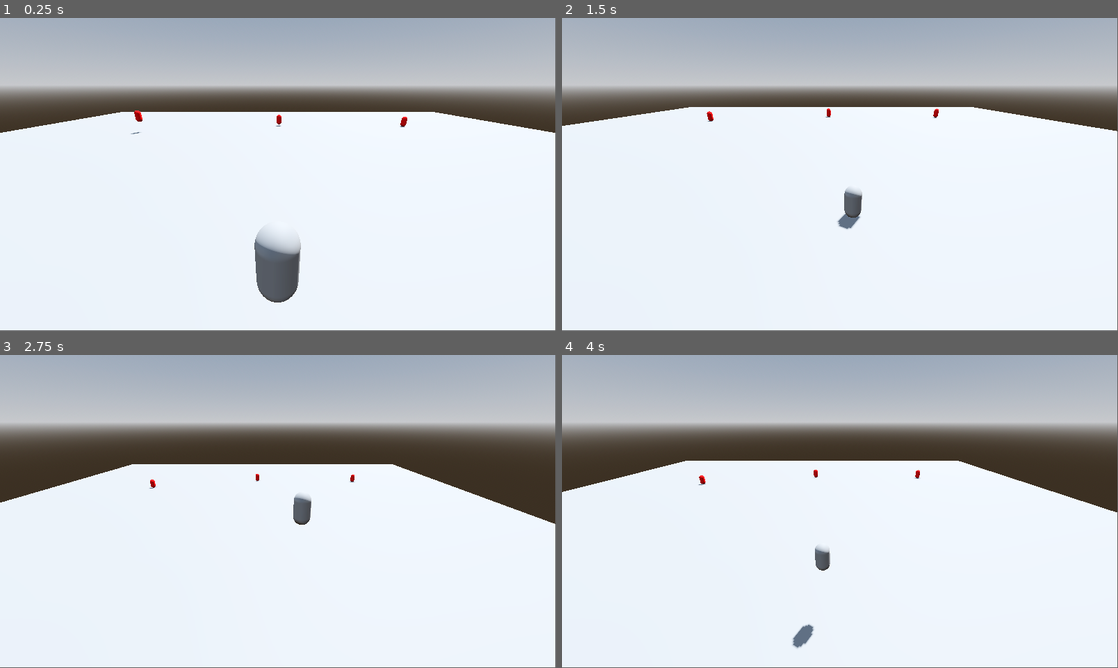
Above: before the commit, frames 1-4 (two rows, left to right).
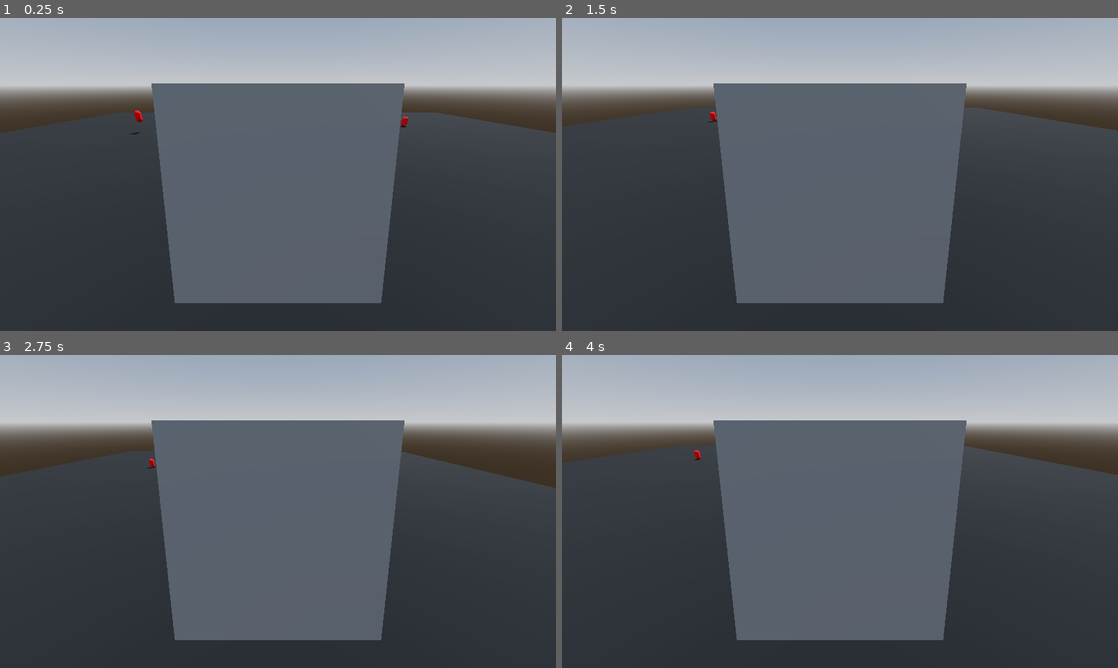
Above: after the commit, the same moments.

Repository: ChristopherBotha/CanonSavio
Game: Godot game, scene res://levels/World.tscn
The game is run twice, just before and just after one commit, with the same random seed, the same clock (stepped at 60 frames per second) and the same inputs.
Inputs:
- Up to frame 1 (0.25 s): no input
- Up to frame 2 (1.5 s): tap Enter (ui_accept) at 0.5, 0.77 s; hold Right (ui_right) 0.53-1.28 s; hold Down (ui_down) from 1.28 s (still down)
- Up to frame 3 (2.75 s): tap Enter (ui_accept) at 1.52 s; release Down (ui_down) at 2.03 s; hold Right (ui_right) from 2.03 s (still down)
- Up to frame 4 (4 s): release Right (ui_right) at 2.78 s; hold Up (ui_up) 2.78-3.53 s; tap Enter (ui_accept) at 3.02, 3.77 s; hold Left (ui_left) from 3.53 s (still down)
In our replay, the window is 799x449 before the commit and 800x450 after it. These sizes can differ from the game's own. Grey fills any space a smaller window leaves; there, only what the larger window draws over its background counts as a difference.

The runs differ from the first frame. In frame 1, 71% of the frame differs, in the area x 0-100%, y 0-100%; in frame 2, 73%; in frame 3, 70%; in frame 4, 72%.

Commit message:
refreshing

Diff:
--- a/Player/Player.gd
+++ b/Player/Player.gd
@@ -9,14 +9,15 @@
 
 var maxSpeed : float = 10.0
 var minSpeed : float = 0.0
-var maxJumpHeight = 10.0
+var maxJumpHeight = 6
 
+var momentum : float = 0.1
 var friction : float = 0.05
+var airFriction : float = 0.07
 
 func _physics_process(delta):
 	# Add the gravity.
-	if not is_on_floor():
-		velocity.y -= gravity * delta
+	velocity.y -= gravity * delta
 
 	# Handle Jump.
 	if Input.is_action_pressed("ui_accept") and is_on_floor():
@@ -25,17 +26,27 @@
 
 	# Get the input direction and handle the movement/deceleration.
 	# As good practice, you should replace UI actions with custom gameplay actions.
+
+	handleInput(delta)
+	move_and_slide()
+
+func handleInput(delta):
 	var input_dir = Input.get_vector("ui_left", "ui_right", "ui_up", "ui_down")
 	var direction = (transform.basis * Vector3(input_dir.x, 0, input_dir.y)).normalized()
 
+	if direction and !is_on_floor():
+		velocity = velocity.lerp(Vector3(direction.x * SPEED, velocity.y, direction.z * SPEED), airFriction )
 
-	if direction:
-		velocity.x = direction.x * SPEED
-		velocity.z = direction.z * SPEED
+	elif !is_on_floor():
+		velocity.z = move_toward(velocity.z, 0, airFriction)
+		velocity.x = move_toward(velocity.x, 0, airFriction)
+
+	elif direction and is_on_floor():
+		velocity = velocity.lerp(Vector3(direction.x,0.0,direction.z) * SPEED, momentum )
+
 	elif is_on_floor() and direction == Vector3.ZERO:
-		velocity = velocity.lerp(Vector3.ZERO, friction ) # move_toward(velocity.x, 0, SPEED)
+		velocity = velocity.lerp(Vector3(0.0, velocity.y, 0.0), friction )
+
 	else:
+		velocity.x = move_toward(velocity.x, 0, SPEED)
 		velocity.z = move_toward(velocity.z, 0, SPEED)
-		velocity.z = move_toward(velocity.z, 0, SPEED)
-
-	move_and_slide()
--- a/Player/Player.tscn
+++ b/Player/Player.tscn
@@ -1,11 +1,26 @@
-[gd_scene load_steps=5 format=3 uid="uid://cn4qndkuji4ls"]
+[gd_scene load_steps=11 format=3 uid="uid://cn4qndkuji4ls"]
 
 [ext_resource type="Script" path="res://Player/Player.gd" id="1_t7byk"]
 [ext_resource type="Script" path="res://Player/Camera3D.gd" id="2_b20r0"]
+[ext_resource type="Shader" path="res://shaders/testingUV.gdshader" id="3_t78rq"]
 
 [sub_resource type="CapsuleShape3D" id="CapsuleShape3D_5u2jp"]
 
 [sub_resource type="CapsuleMesh" id="CapsuleMesh_0wx0t"]
+
+[sub_resource type="FastNoiseLite" id="FastNoiseLite_kobv7"]
+
+[sub_resource type="NoiseTexture2D" id="NoiseTexture2D_jutj2"]
+noise = SubResource("FastNoiseLite_kobv7")
+
+[sub_resource type="ShaderMaterial" id="ShaderMaterial_n6530"]
+shader = ExtResource("3_t78rq")
+shader_parameter/distortionTexture = SubResource("NoiseTexture2D_jutj2")
+
+[sub_resource type="PlaneMesh" id="PlaneMesh_w3wc3"]
+
+[sub_resource type="ShaderMaterial" id="ShaderMaterial_7hc47"]
+shader = ExtResource("3_t78rq")
 
 [node name="Player" type="CharacterBody3D"]
 script = ExtResource("1_t7byk")
@@ -20,3 +35,9 @@
 transform = Transform3D(1, 0, 0, 0, 0.916139, 0.400861, 0, -0.400861, 0.916139, 0, 4.50628, 8.71055)
 top_level = true
 script = ExtResource("2_b20r0")
+
+[node name="MeshInstance3D" type="MeshInstance3D" parent="Camera3D"]
+transform = Transform3D(1, 0, 0, 0, -0.18306, -0.983102, 0, 0.983102, -0.18306, 0, -0.263403, -1.79234)
+material_override = SubResource("ShaderMaterial_n6530")
+mesh = SubResource("PlaneMesh_w3wc3")
+surface_material_override/0 = SubResource("ShaderMaterial_7hc47")
--- a/levels/Tutorial.tscn
+++ b/levels/Tutorial.tscn
@@ -1,4 +1,6 @@
-[gd_scene load_steps=4 format=3 uid="uid://cgvnhgorwk8mc"]
+[gd_scene load_steps=7 format=3 uid="uid://cgvnhgorwk8mc"]
+
+[ext_resource type="Shader" path="res://shaders/testingUV.gdshader" id="1_mrkt7"]
 
 [sub_resource type="ProceduralSkyMaterial" id="ProceduralSkyMaterial_byaxv"]
 sky_horizon_color = Color(0.64625, 0.65575, 0.67075, 1)
@@ -13,6 +15,12 @@
 tonemap_mode = 2
 glow_enabled = true
 
+[sub_resource type="ShaderMaterial" id="ShaderMaterial_1512c"]
+shader = ExtResource("1_mrkt7")
+
+[sub_resource type="StandardMaterial3D" id="StandardMaterial3D_50kv6"]
+albedo_color = Color(0, 0, 0, 1)
+
 [node name="Tutorial" type="Node3D"]
 
 [node name="WorldEnvironment" type="WorldEnvironment" parent="."]
@@ -24,6 +32,8 @@
 
 [node name="CSGBox3D" type="CSGBox3D" parent="."]
 transform = Transform3D(1, 0, 0, 0, 1, 0, 0, 0, 1, 0, -1, 0)
+material_override = SubResource("ShaderMaterial_1512c")
+material_overlay = SubResource("StandardMaterial3D_50kv6")
 use_collision = true
 size = Vector3(100, 1, 100)
 
--- a/project.godot
+++ b/project.godot
@@ -19,3 +19,12 @@
 
 SignalBus="*res://scripts/SignalBus.gd"
 Game="*res://scripts/Game.gd"
+
+[display]
+
+window/vsync/vsync_mode=0
+window/stretch/mode="canvas_items"
+
+[xr]
+
+shaders/enabled=true
--- /dev/null
+++ b/shaders/testingUV.gdshader
@@ -0,0 +1,10 @@
+shader_type canvas_item;
+
+uniform sampler2D distortionTexture;
+
+void fragment() {
+	// Place fragment code here.
+	vec2 distortedUV = SCREEN_UV + texture(TEXTURE,UV).r * 0.05;
+	vec4 screenColor = texture(SCREEN_TEXTURE,SCREEN_UV);
+	COLOR = screenColor;
+}
